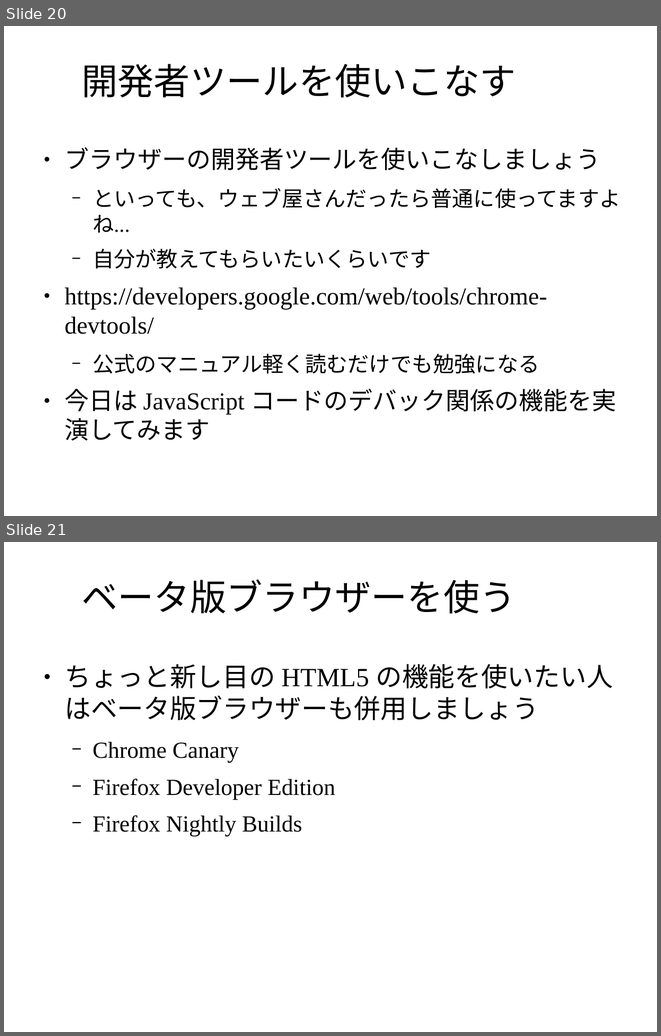
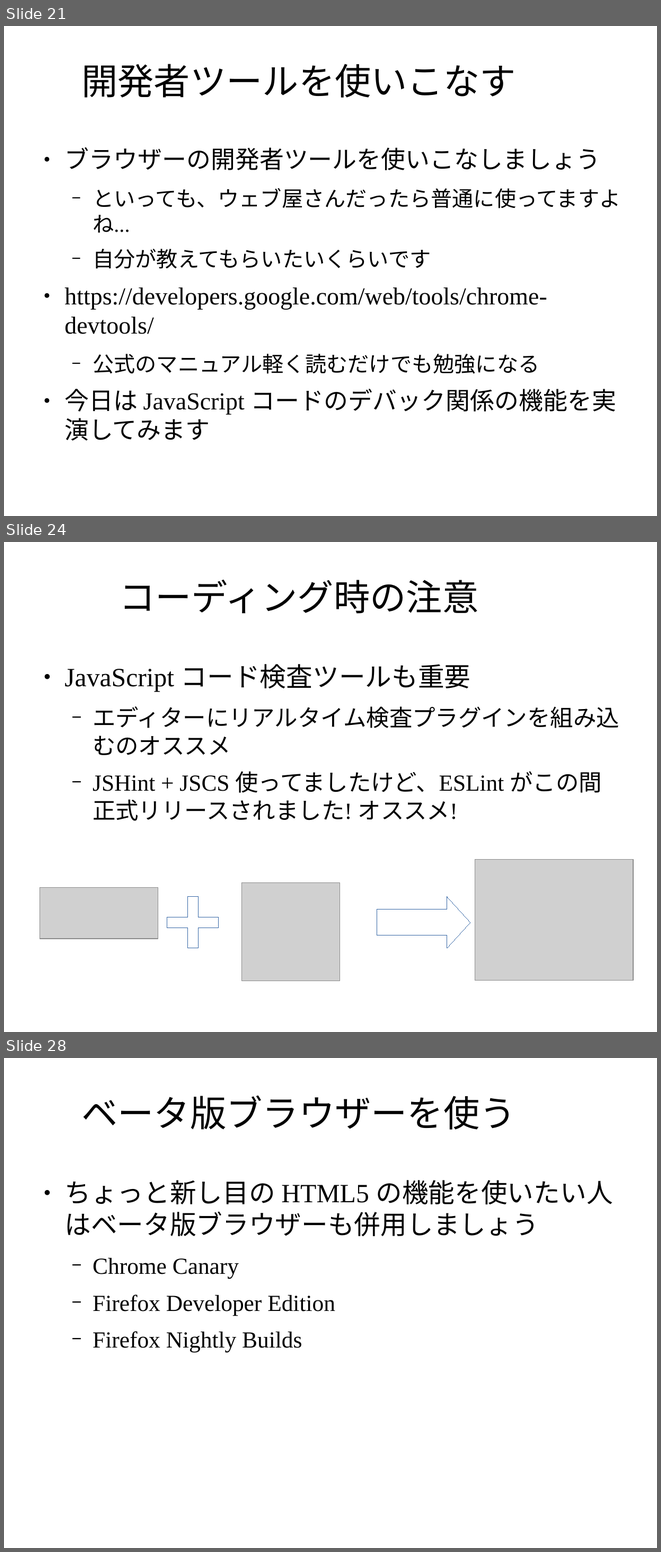
Before and after one commit to masakura/slides, a slide deck: html5jk#1/slide2.odp. Shown one above the other, each under a label of ours: slides 20 and 21 before the commit, slides 21, 24 and 28 after it; the slides between them are not shown. The pictures are 661x1036 and 661x1552 pixels, drawn with LibreOffice and Linux fonts; fonts in the diff are those of the drawing; grey boxes stand for pictures; background and template pictures are left out. Boxes give left, top, right and bottom in pixels: in the first picture for what was removed or moved away, otherwise in the second. Text is boxed around its words. In the diff, an @@ line names an element or a change of style, - is before the commit and + after.

```diff
--- a/html5jk#1/slide2.odp
+++ b/html5jk#1/slide2.odp
@@ slide 24 added at (4,542,657,1032), background picture (left out) @@
@@ title added at (119,580,478,614), 44 pt, text #000000 @@
+コーディング時の注意
@@ text added at (64,664,619,821), 28 pt, text #000000 @@
+● JavaScript コード検査ツールも重要
+  − エディターにリアルタイム検査プラグインを組み込むのオススメ
+  − JSHint + JSCS 使ってましたけど、ESLint がこの間正式リリースされました! オススメ!
@@ picture added at (475,859,633,980) @@
@@ picture added at (40,888,158,939) @@
@@ picture added at (242,883,340,980) @@
@@ plus added at (168,897,219,948), fill #FFFFFF, outline #3465A4 0 pt @@
@@ right arrow added at (377,897,470,948), fill #FFFFFF, outline #3465A4 0 pt @@
@@ what was slide 20 is now slide 21 @@
@@ what was slide 21 is now slide 28 @@
```
Also in this commit, not shown: 10 slides changed, 4 other slides added.
